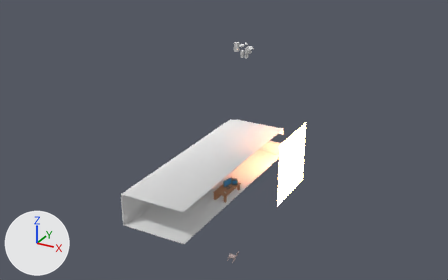
Before and after pictures for a commit that changed the Blender file Assets/Resources/Models/Shelby_Room_v3.blend.
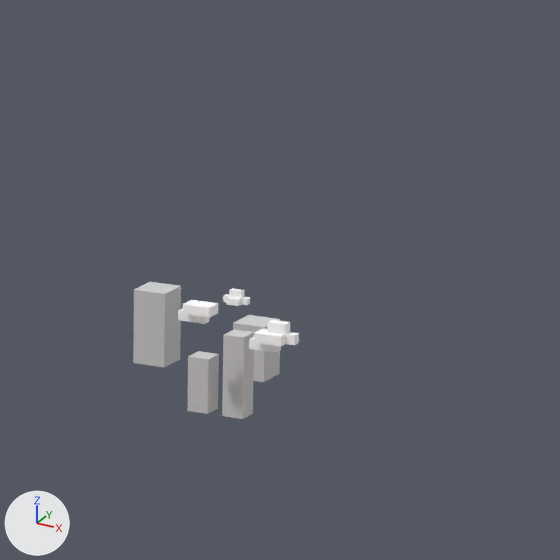
The first picture shows the older version from a camera (50 mm lens) standing at (14.3, -27.1, 16.3) and looking at (-5.3, 8.4, -1.5). The close-ups show both versions on the part from 49% to 64% of the width and 3% to 27% of the height of that picture; other places that the commit changed are outside them. Every picture has the same lights, and +X, +Y and +Z are marked at lower left.

Names of what the first close-up shows: 'clouds_geo_grp', 'geo_grp_buildings'.
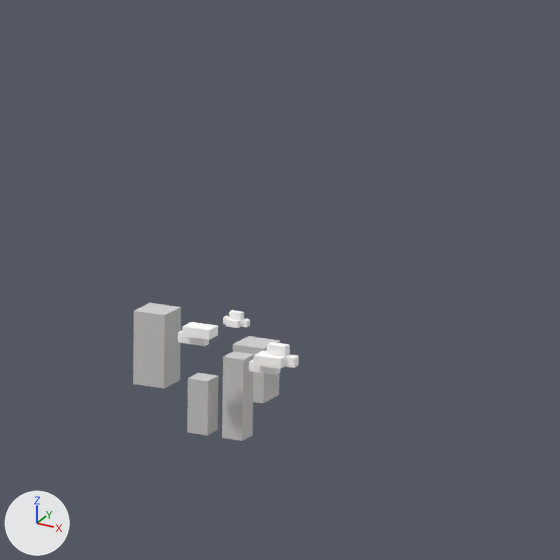
Patch to the scene script:
```diff
--- a/Assets/Resources/Models/Shelby_Room_v3.blend.py
+++ b/Assets/Resources/Models/Shelby_Room_v3.blend.py
@@ me_mesh @@
 me_mesh.from_pydata(...)  # 110 vertices, 208 faces; spans x -46.43..-33.22, y 71.17..83.2, z 6.57..10.45
 # used by ob_clouds_geo_grp; location = (-6.024, 13.955, 0.481); scale = (0.11, 0.11, 0.11)
+# me_mesh part 1: the loose piece of 44 vertices spanning x -38.22..-33.22, y 71.17..73.17, z 6.57..9.57 is moved by (35.72, -72.39, -7.98)
+# me_mesh part 2: the loose piece of 34 vertices spanning x -46.25..-42.25, y 71.21..73.17, z 8.45..10.45 is deleted
+# me_mesh part 3: the loose piece of 32 vertices spanning x -46.43..-43.7, y 81.84..83.2, z 7.86..9.23 is deleted
 me_mesh.materials.append(mat_clouds)
@@ me_mesh_012 @@
+me_mesh_012.from_pydata(...)  # 32 vertices, 60 faces; spans x -1.36..1.36, y -0.83..0.53, z -0.53..0.83
+me_mesh_012.materials.append(mat_clouds)  # white #ffffff
@@ me_mesh_011 @@
+me_mesh_011.from_pydata(...)  # 34 vertices, 64 faces; spans x -2.12..1.88, y -1.11..0.84, z -1.12..0.88
+me_mesh_011.materials.append(mat_clouds)  # white #ffffff
@@ ob_clouds_geo_grp @@
 ob_clouds_geo_grp = bpy.data.objects.new('clouds_geo_grp', me_mesh)
-ob_clouds_geo_grp.location = (-6.024, 13.955, 0.481)
+ob_clouds_geo_grp.location = (-9.942, 21.895, 1.106)
 ob_clouds_geo_grp.scale = (0.11, 0.11, 0.11)
@@ ob_geo_grp_buildings @@
 ob_geo_grp_buildings = bpy.data.objects.new('geo_grp_buildings', me_mesh_001)
-ob_geo_grp_buildings.location = (-6.976, 15.186, 0.482)
+ob_geo_grp_buildings.location = (-6.976, 15.186, 0.232)
 ob_geo_grp_buildings.scale = (0.11, 0.11, 0.11)
@@ ob_clouds_geo_grp_002 @@
+ob_clouds_geo_grp_002 = bpy.data.objects.new('clouds_geo_grp.002', me_mesh_012)
+ob_clouds_geo_grp_002.location = (-10.966, 23.022, 1.152)
+ob_clouds_geo_grp_002.scale = (0.11, 0.11, 0.11)
@@ ob_clouds_geo_grp_001 @@
+ob_clouds_geo_grp_001 = bpy.data.objects.new('clouds_geo_grp.001', me_mesh_011)
+ob_clouds_geo_grp_001.location = (-10.864, 21.887, 1.281)
+ob_clouds_geo_grp_001.scale = (0.11, 0.11, 0.11)
```

Changed parts and their boxes (x1, y1, x2, y2) in the close-ups (560 x 560 px; the box of a moved part takes in the faces that stretch with it):
'geo_grp_buildings', moved
    before: (133, 282, 280, 419)
    after: (133, 303, 280, 441)
'clouds_geo_grp', reshaped, moved (58% narrower, 48% shorter)
    before: (178, 288, 299, 353)
    after: (249, 342, 299, 375)
'clouds_geo_grp.001', added
    after: (178, 322, 218, 346)
'clouds_geo_grp.002', added
    after: (223, 310, 250, 328)
part 1 of me_mesh, moved or reshaped
    before: (249, 320, 299, 353)
    after: (249, 342, 299, 375)
part 2 of me_mesh, deleted
    before: (178, 300, 218, 324)
part 3 of me_mesh, deleted
    before: (223, 288, 250, 306)
